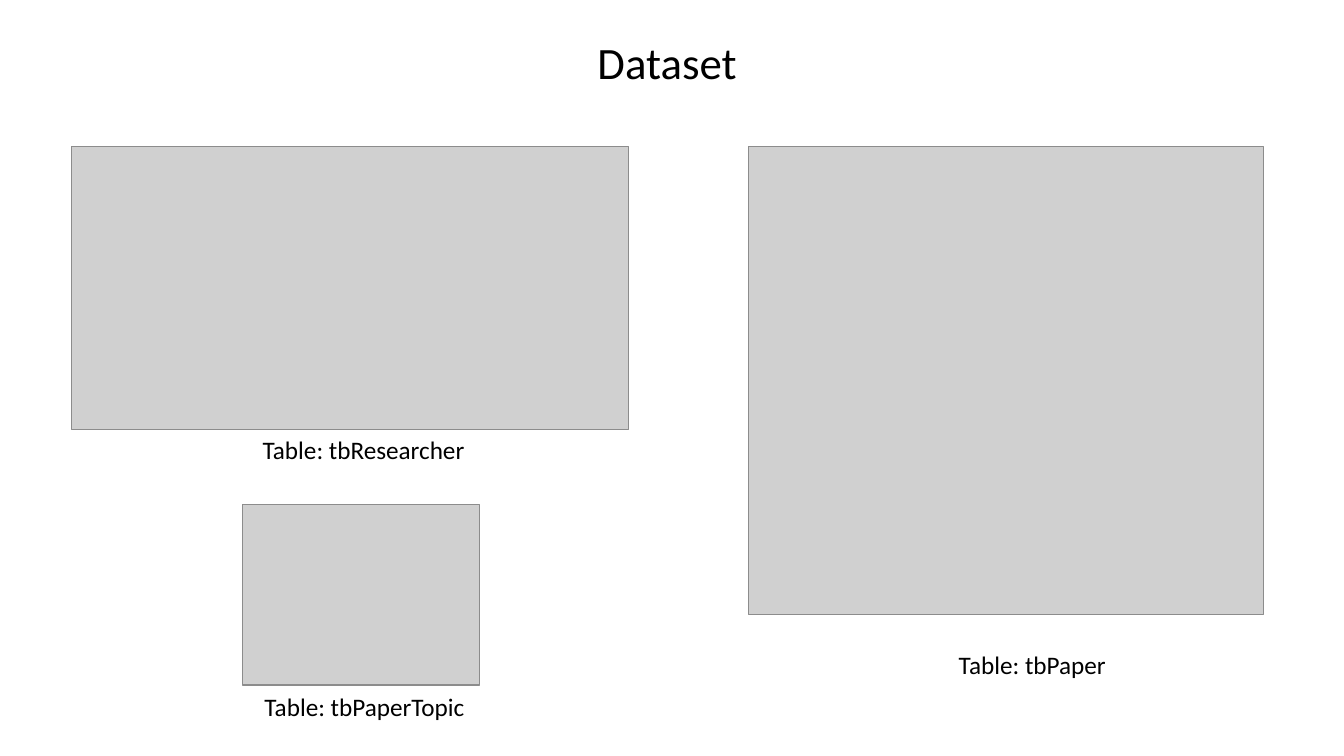
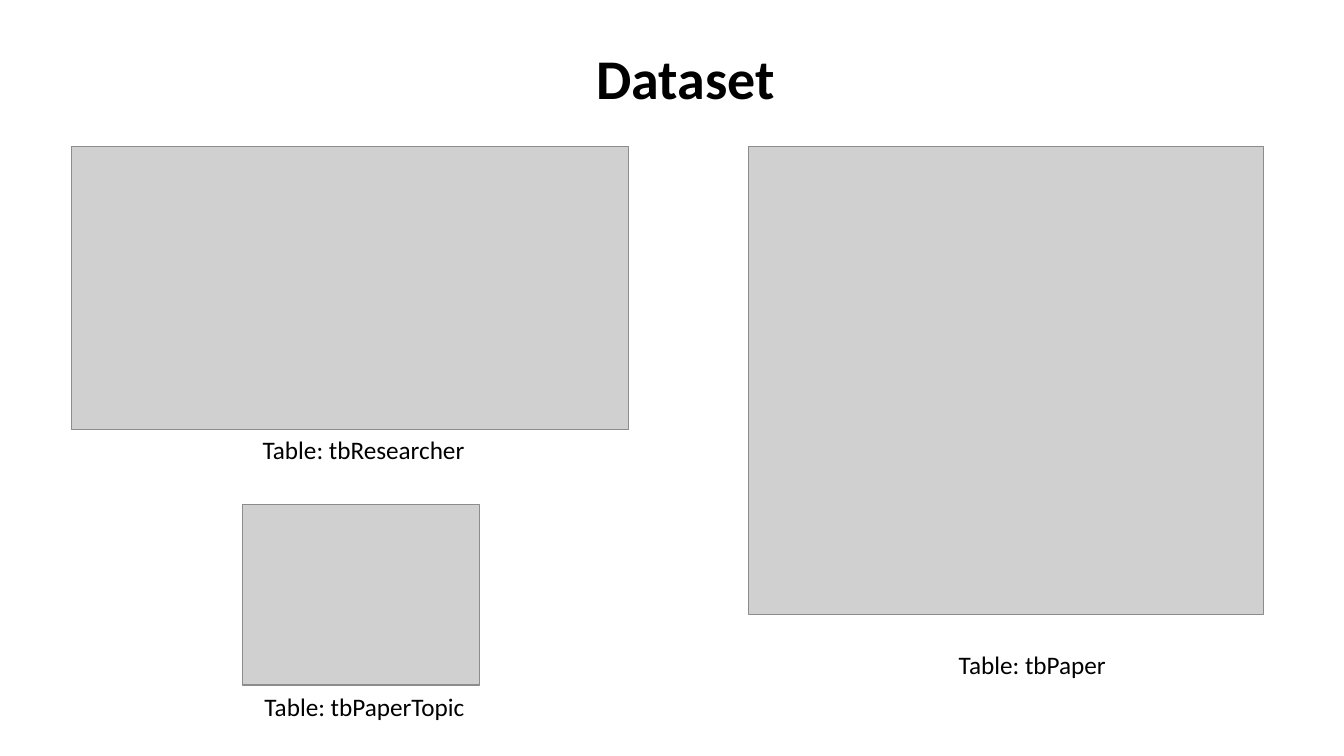
Before and after one commit to kimteespk/DADS5001-Data-Analytics-and-Data-Science-Tools-and-Programming, a slide deck: slide 4 of 12-PowerBI/DSTools-Power-BI.pptx. Drawn at 1344x756 pixels with LibreOffice and Linux fonts; fonts in the diff are those of the drawing; grey boxes stand for pictures. Boxes give left, top, right and bottom in pixels: in the first picture for what was removed or moved away, otherwise in the second. Text is boxed around its words. In the diff, an @@ line names an element or a change of style, - is before the commit and + after.

```diff
--- a/12-PowerBI/DSTools-Power-BI.pptx
+++ b/12-PowerBI/DSTools-Power-BI.pptx
@@ text "Dataset": place and size @@
-text "Dataset" at <box>597,50,736,80</box>
+text "Dataset" at <box>597,62,775,100</box>
@@ text "Dataset" at <box>597,62,775,100</box>: size 32 to 40 pt, bold on @@
```
Also in this commit, not shown: 7 other slides changed, 2 slides added.
